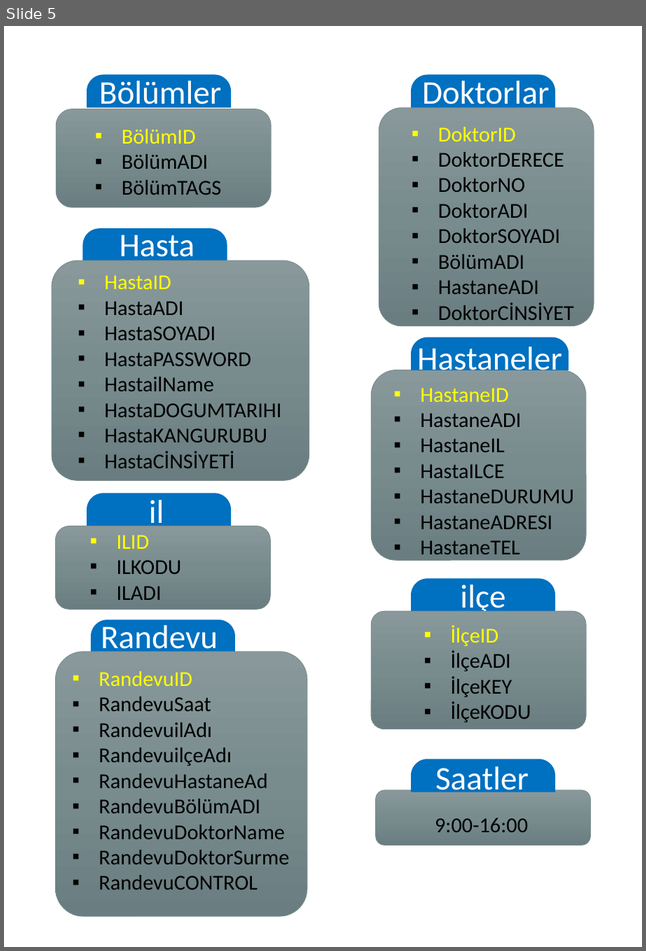
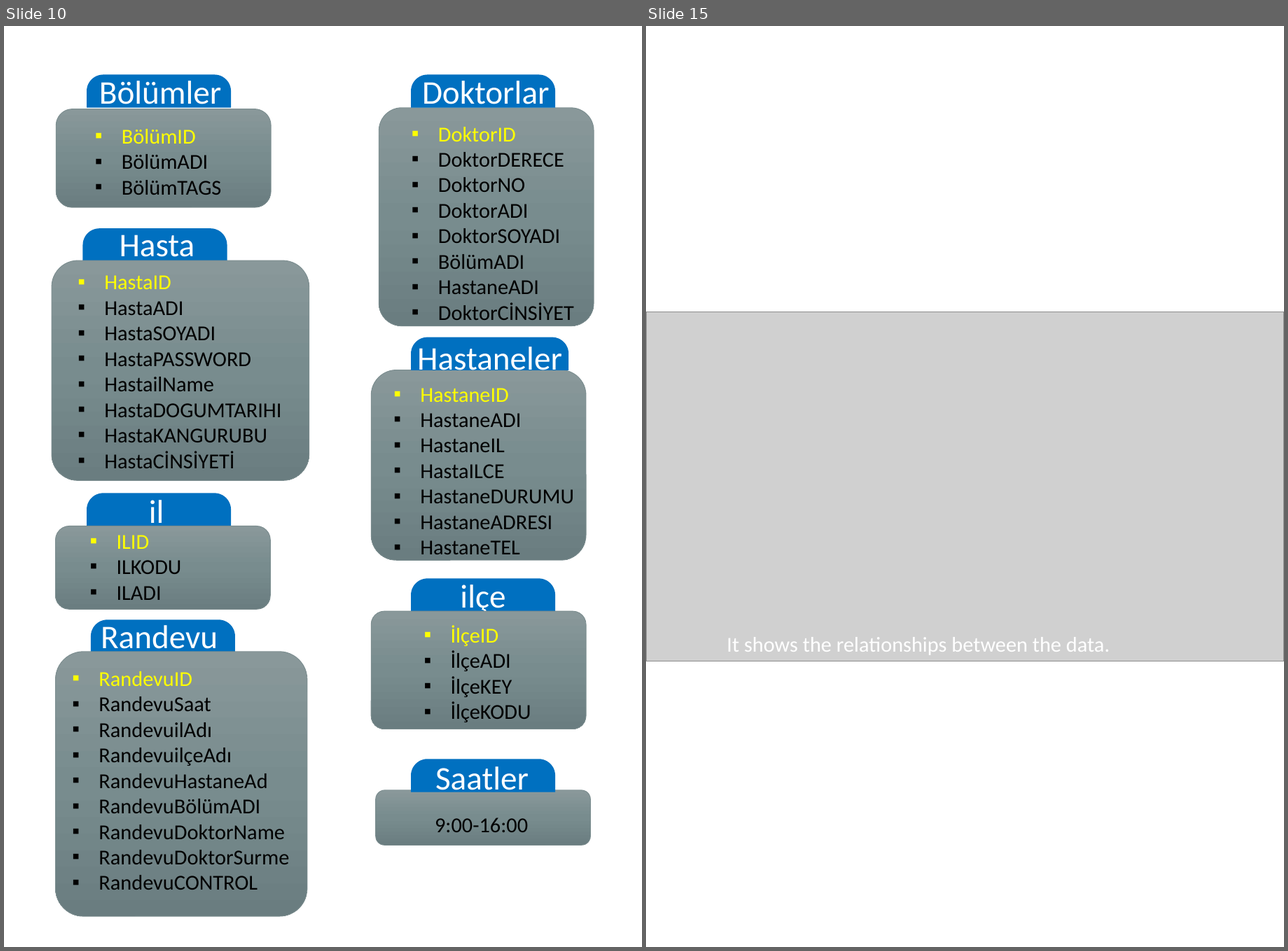
Before and after one commit to HAS-Project/Hospital-Appointment-System, a slide deck: Has-Project Report.pptx. Shown side by side, each under a label of ours: slide 5 before the commit, slides 10 and 15 after it; the slides between them are not shown. The pictures are 646x951 and 1288x951 pixels, drawn with LibreOffice and Linux fonts; fonts in the diff are those of the drawing; grey boxes stand for pictures. Boxes give left, top, right and bottom in pixels: in the first picture for what was removed or moved away, otherwise in the second. Text is boxed around its words. In the diff, an @@ line names an element or a change of style, - is before the commit and + after.

```diff
--- a/Has-Project Report.pptx
+++ b/Has-Project Report.pptx
@@ slide 15 added at [646, 26, 1284, 947], background #FFFFFF @@
@@ picture added at [646, 312, 1284, 660] @@
@@ text added at [726, 637, 1109, 655], 18 pt, text #FFFFFF @@
+It shows the relationships between the data.
@@ what was slide 5 is now slide 10 @@
```
Also in this commit, not shown: 4 slides changed, 18 other slides added, 3 slides removed.
